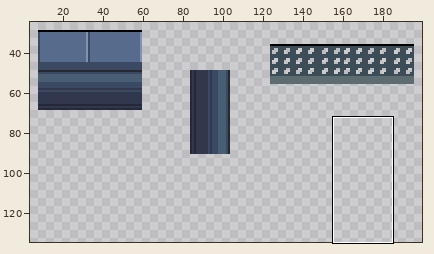
One commit to this sprite sheet: assets/scenario.png. The first picture is a wide view before the edit; the outline marks the close-up.
Close-up. Before the edit:
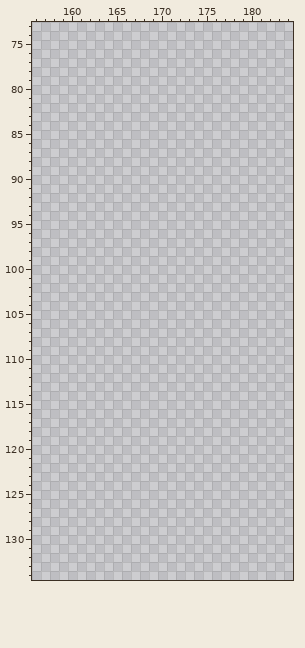
The file is 490x503 pixels. Shown: x 156..184, y 73..134. The wide view leaves out empty margins.
The same view after the edit:
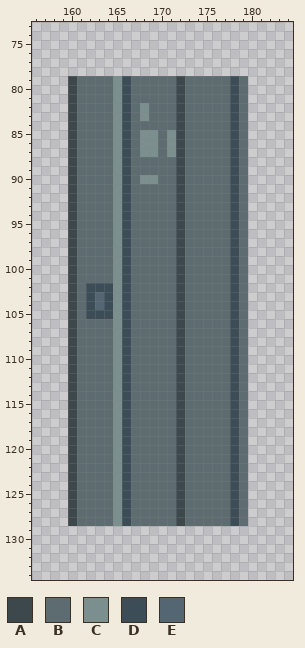
Palette (. is transparent): A #3c484b  B #5c6c70  C #7c8f8f  D #3d4d58  E #546672
Diff:
@@ x 156..184 @@
  78 .............................
- 79 .............................
- 80 .............................
- 81 .............................
- 82 .............................
- 83 .............................
- 84 .............................
- 85 .............................
- 86 .............................
- 87 .............................
- 88 .............................
- 89 .............................
- 90 .............................
- 91 .............................
- 92 .............................
- 93 .............................
- 94 .............................
- 95 .............................
- 96 .............................
- 97 .............................
- 98 .............................
- 99 .............................
-100 .............................
-101 .............................
-102 .............................
-103 .............................
-104 .............................
-105 .............................
-106 .............................
-107 .............................
-108 .............................
-109 .............................
-110 .............................
-111 .............................
-112 .............................
-113 .............................
-114 .............................
-115 .............................
-116 .............................
-117 .............................
-118 .............................
-119 .............................
-120 .............................
-121 .............................
-122 .............................
-123 .............................
-124 .............................
-125 .............................
-126 .............................
-127 .............................
-128 .............................
+ 79 ....ABBBBCDBBBBBABBBBBDB.....
+ 80 ....ABBBBCDBBBBBABBBBBDB.....
+ 81 ....ABBBBCDBBBBBABBBBBDB.....
+ 82 ....ABBBBCDBCBBBABBBBBDB.....
+ 83 ....ABBBBCDBCBBBABBBBBDB.....
+ 84 ....ABBBBCDBBBBBABBBBBDB.....
+ 85 ....ABBBBCDBCCBCABBBBBDB.....
+ 86 ....ABBBBCDBCCBCABBBBBDB.....
+ 87 ....ABBBBCDBCCBCABBBBBDB.....
+ 88 ....ABBBBCDBBBBBABBBBBDB.....
+ 89 ....ABBBBCDBBBBBABBBBBDB.....
+ 90 ....ABBBBCDBCCBBABBBBBDB.....
+ 91 ....ABBBBCDBBBBBABBBBBDB.....
+ 92 ....ABBBBCDBBBBBABBBBBDB.....
+ 93 ....ABBBBCDBBBBBABBBBBDB.....
+ 94 ....ABBBBCDBBBBBABBBBBDB.....
+ 95 ....ABBBBCDBBBBBABBBBBDB.....
+ 96 ....ABBBBCDBBBBBABBBBBDB.....
+ 97 ....ABBBBCDBBBBBABBBBBDB.....
+ 98 ....ABBBBCDBBBBBABBBBBDB.....
+ 99 ....ABBBBCDBBBBBABBBBBDB.....
+100 ....ABBBBCDBBBBBABBBBBDB.....
+101 ....ABBBBCDBBBBBABBBBBDB.....
+102 ....ABDDDCDBBBBBABBBBBDB.....
+103 ....ABDEDCDBBBBBABBBBBDB.....
+104 ....ABDEDCDBBBBBABBBBBDB.....
+105 ....ABDDDCDBBBBBABBBBBDB.....
+106 ....ABBBBCDBBBBBABBBBBDB.....
+107 ....ABBBBCDBBBBBABBBBBDB.....
+108 ....ABBBBCDBBBBBABBBBBDB.....
+109 ....ABBBBCDBBBBBABBBBBDB.....
+110 ....ABBBBCDBBBBBABBBBBDB.....
+111 ....ABBBBCDBBBBBABBBBBDB.....
+112 ....ABBBBCDBBBBBABBBBBDB.....
+113 ....ABBBBCDBBBBBABBBBBDB.....
+114 ....ABBBBCDBBBBBABBBBBDB.....
+115 ....ABBBBCDBBBBBABBBBBDB.....
+116 ....ABBBBCDBBBBBABBBBBDB.....
+117 ....ABBBBCDBBBBBABBBBBDB.....
+118 ....ABBBBCDBBBBBABBBBBDB.....
+119 ....ABBBBCDBBBBBABBBBBDB.....
+120 ....ABBBBCDBBBBBABBBBBDB.....
+121 ....ABBBBCDBBBBBABBBBBDB.....
+122 ....ABBBBCDBBBBBABBBBBDB.....
+123 ....ABBBBCDBBBBBABBBBBDB.....
+124 ....ABBBBCDBBBBBABBBBBDB.....
+125 ....ABBBBCDBBBBBABBBBBDB.....
+126 ....ABBBBCDBBBBBABBBBBDB.....
+127 ....ABBBBCDBBBBBABBBBBDB.....
+128 ....ABBBBCDBBBBBABBBBBDB.....
 129 .............................
Boxes around the changes in both close-ups, in picture pixels (x1, y1, x2, y2):
added: (68, 76, 248, 526)
